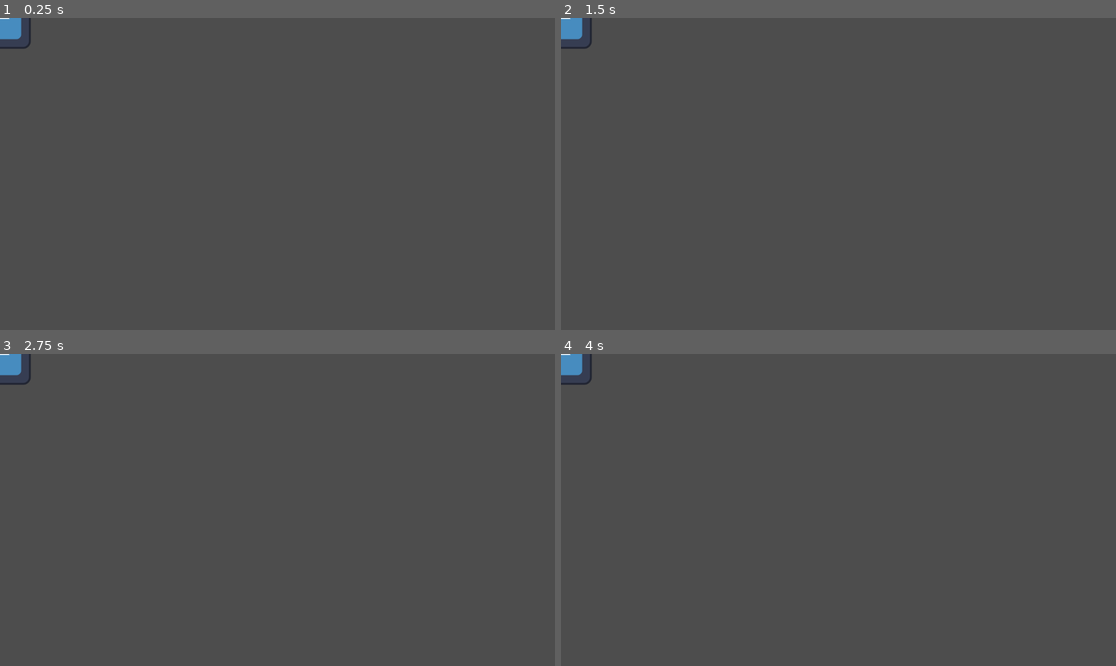
Above: before the commit, frames 1-4 (two rows, left to right).
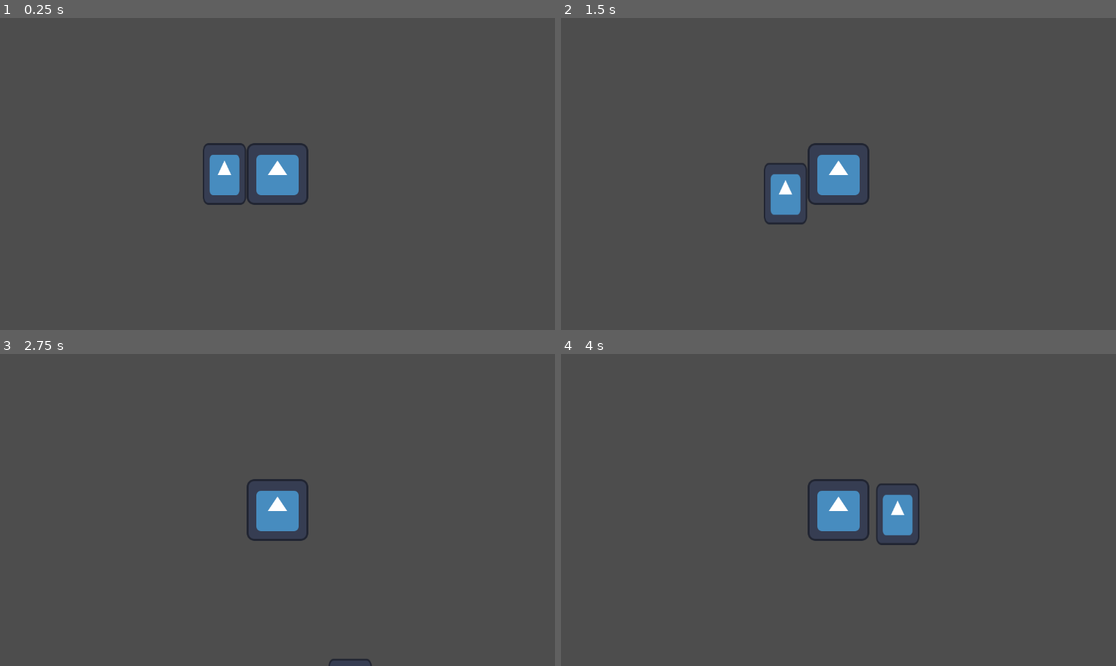
Above: after the commit, the same moments.

Repository: KxUgh/The-Absolution
Game: Godot game, scene res://main.tscn
Same seed, same stepped clock (60 frames per second), same inputs: the game is played once before the commit and once after it. The engine's default icon, where the game draws it, is replaced by a stand-in: a white triangle on a blue panel in a dark square.
Inputs:
- Up to frame 1 (0.25 s): no input
- Up to frame 2 (1.5 s): tap Enter at 0.5 s; hold D (right) 0.53-1.28 s; tap Space at 1.25 s; hold S (down) from 1.28 s (still down)
- Up to frame 3 (2.75 s): release S (down) at 2.03 s; hold D (right) from 2.03 s (still down)
- Up to frame 4 (4 s): release D (right) at 2.78 s; hold W (up) 2.78-3.53 s; hold A (left) from 3.53 s (still down)

The runs differ from the first frame. In frame 1, 2.5% of the frame differs, in the area x 0-56%, y 0-60%; in frame 2, 2.5%; in frame 3, 1.6%; in frame 4, 2.5%, in the area x 0-65%, y 0-62%.

Commit message:
Create basic player controller

Diff:
--- a/main.tscn
+++ b/main.tscn
@@ -1,6 +1,7 @@
-[gd_scene load_steps=3 format=3 uid="uid://fr21qkgimk2y"]
+[gd_scene load_steps=4 format=3 uid="uid://fr21qkgimk2y"]
 
 [ext_resource type="Texture2D" uid="uid://b3nihxsijlr51" path="res://icon.svg" id="1_po7hu"]
+[ext_resource type="PackedScene" uid="uid://dxregbveel1vb" path="res://player.tscn" id="2_mdagh"]
 
 [sub_resource type="RectangleShape2D" id="RectangleShape2D_74suc"]
 size = Vector2(130, 130)
@@ -14,3 +15,7 @@
 
 [node name="Sprite2D" type="Sprite2D" parent="StaticBody2D"]
 texture = ExtResource("1_po7hu")
+
+[node name="Player" parent="." instance=ExtResource("2_mdagh")]
+
+[node name="Camera2D" type="Camera2D" parent="."]
--- /dev/null
+++ b/player.gd
@@ -0,0 +1,16 @@
+extends CharacterBody2D
+
+@export var speed: float
+@export var acceleration: float
+
+func _physics_process(delta: float) -> void:
+
+	# Get movement input from player
+	# -1 <= xDirection, yDirection <= 1
+	var xDirection: float = Input.get_axis("left", "right")
+	var yDirection: float = Input.get_axis("up", "down")
+
+	velocity.x = lerp(velocity.x,speed * xDirection,acceleration * delta)
+	velocity.y = lerp(velocity.y,speed * yDirection,acceleration * delta)
+
+	move_and_slide()
--- /dev/null
+++ b/player.tscn
@@ -0,0 +1,19 @@
+[gd_scene load_steps=4 format=3 uid="uid://dxregbveel1vb"]
+
+[ext_resource type="Script" path="res://player.gd" id="1_lyb3v"]
+[ext_resource type="Texture2D" uid="uid://b3nihxsijlr51" path="res://icon.svg" id="2_odklq"]
+
+[sub_resource type="RectangleShape2D" id="RectangleShape2D_2r00u"]
+size = Vector2(90, 128)
+
+[node name="Player" type="CharacterBody2D"]
+script = ExtResource("1_lyb3v")
+speed = 500.0
+acceleration = 5.0
+
+[node name="CollisionShape2D" type="CollisionShape2D" parent="."]
+shape = SubResource("RectangleShape2D_2r00u")
+
+[node name="Sprite2D" type="Sprite2D" parent="."]
+scale = Vector2(0.7, 1)
+texture = ExtResource("2_odklq")
